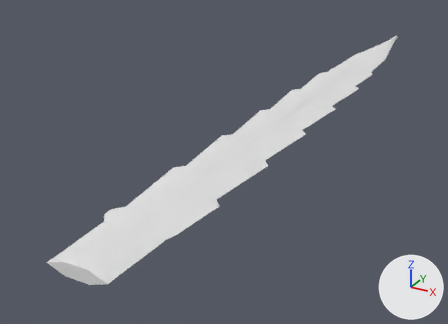
What one commit did to the glTF model godot/assets/waffen/modelle/schwertklinge/t6_4.glb.
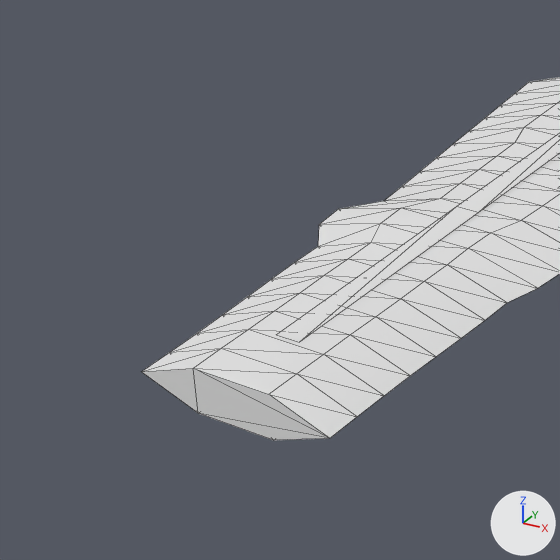
There are two pictures of each version: one whole from a 50 mm camera at (0.239, -0.131, 0.22) aimed at (-0.065, 0.423, -0.057), one close up on the part from 0% to 41% of the width and 43% to 100% of the height. The axes (+X, +Y, +Z) are drawn at lower right. The lights are the same throughout. The last two pictures show the newer version. The close-ups show mesh edges as thin lines. Vertices at exactly the same position are counted once.

The first close-up shows 'schwertklinge_t6_4'.
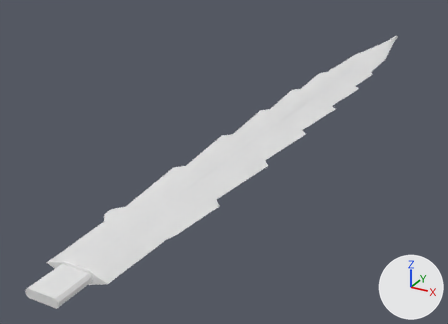
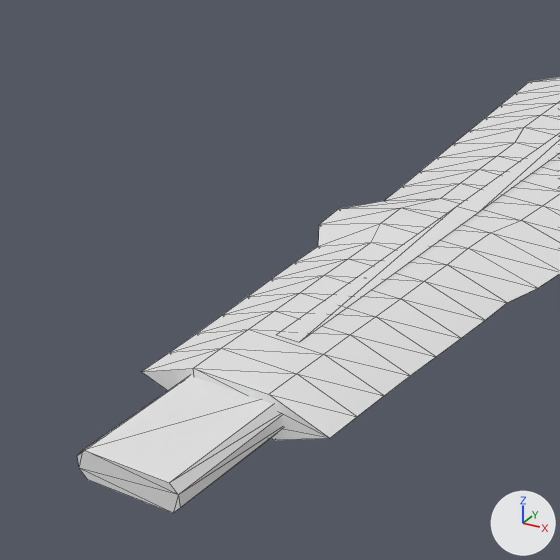
Location of each change, [x1, y1, x2, y2] in pixels of the close-ups (560 x 560 px):
'schwertklinge_t6_4', reshaped
    before: [142, 77, 560, 440]
    after: [77, 77, 560, 513]
part 1 of me_schwertklinge_t6_4, added
    after: [77, 375, 283, 513]

Diff of the bpy script that builds the scene:
```diff
--- a/godot/assets/waffen/modelle/schwertklinge/t6_4.glb.py
+++ b/godot/assets/waffen/modelle/schwertklinge/t6_4.glb.py
@@ mat_beschlag @@
+mat_beschlag = principled_material('beschlag')
+mat_beschlag.base_color = (0.8, 0.8, 0.8)  # white #e7e7e7
@@ me_schwertklinge_t6_4 @@
 # used by ob_schwertklinge_t6_4; location = (0.0, 0.0, 0.0)
-me_schwertklinge_t6_4.from_pydata(...)  # 577 vertices, 1110 faces; spans x -0.035..0.035, y 0.112..0.892, z -0.006..0.006
+me_schwertklinge_t6_4.from_pydata(...)  # 593 vertices, 1138 faces; spans x -0.035..0.035, y 0.082..0.892, z -0.006..0.006
+# me_schwertklinge_t6_4 part 1: a new loose piece of 16 vertices spanning x -0.013..0.013, y 0.082..0.118, z -0.004..0.003, in mat_beschlag (white #e7e7e7)
 me_schwertklinge_t6_4.materials.append(mat_klinge)
 me_schwertklinge_t6_4.materials.append(mat_leucht)
+me_schwertklinge_t6_4.materials.append(mat_beschlag)  # white #e7e7e7
```
